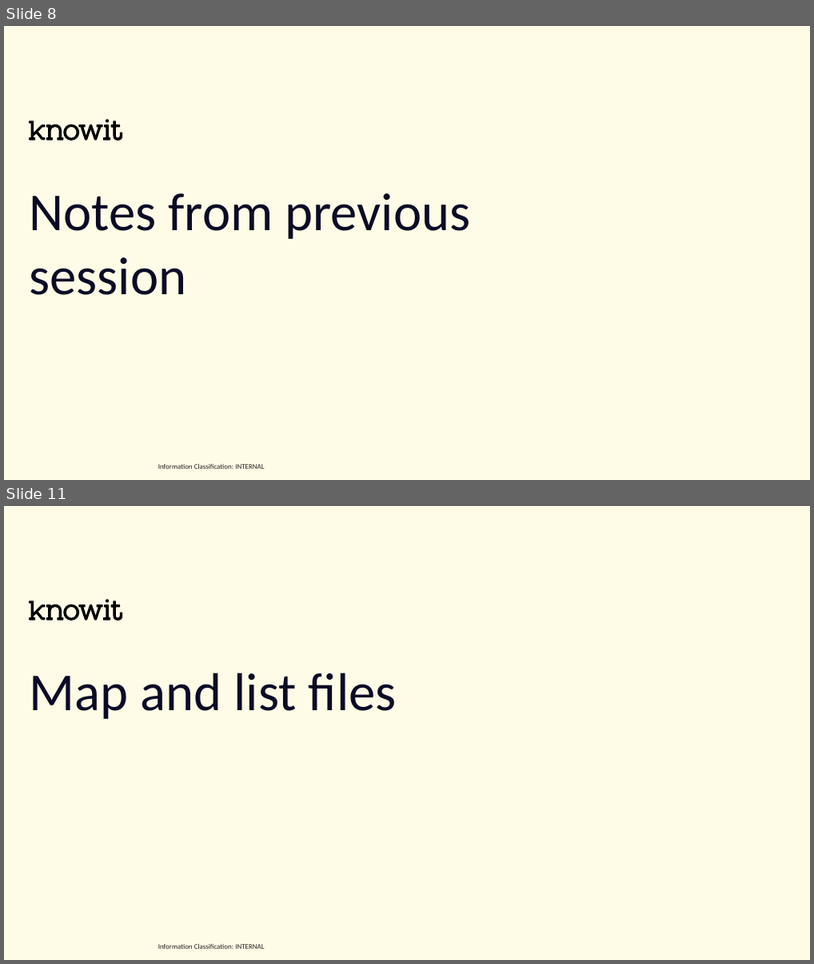
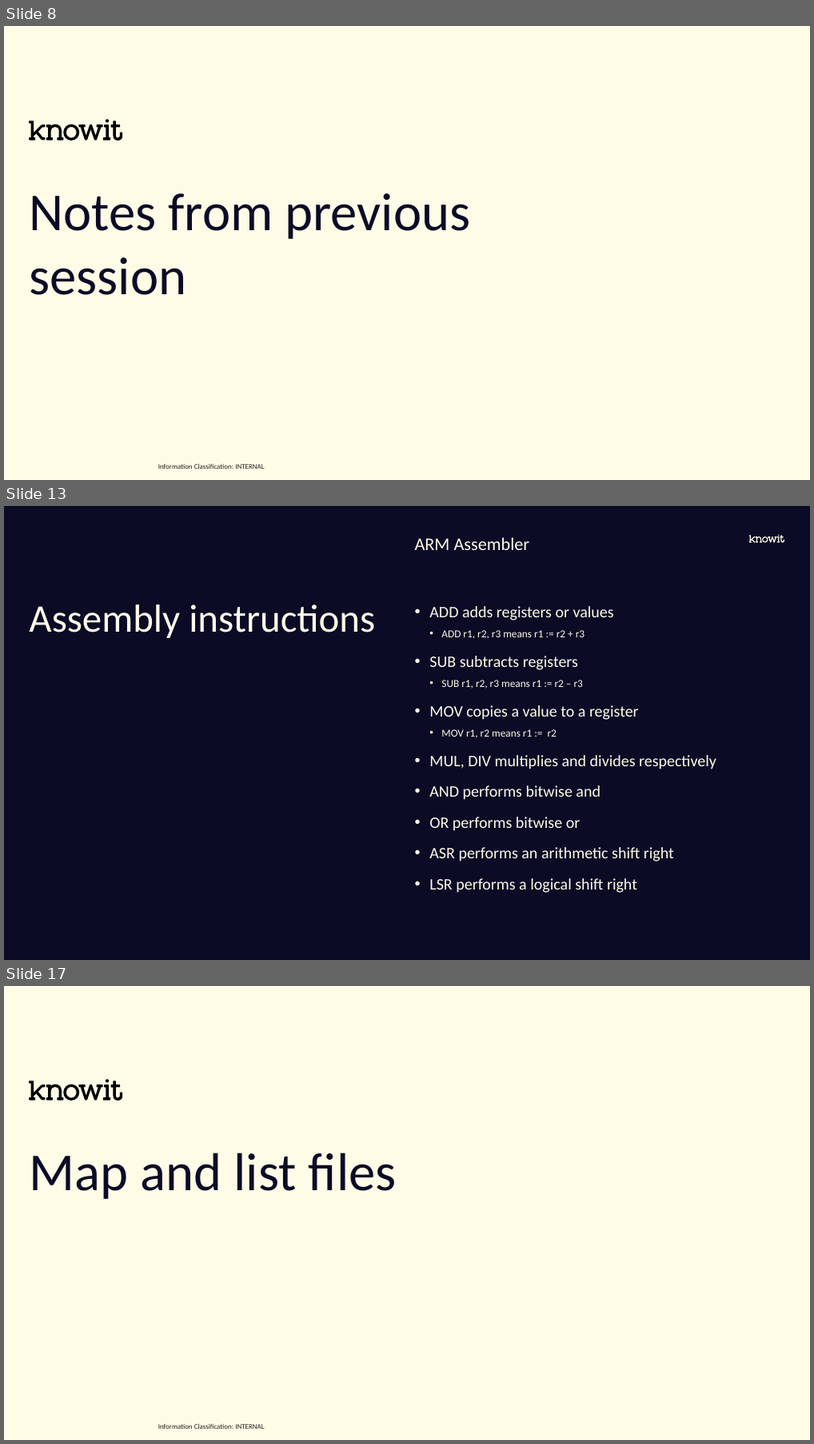
Before and after one commit to joelstr/knowit-embedded-academy, a slide deck: Assembler_and_compilers/Embedded academy - Assembler and Compilers.pptx. Shown one above the other, each under a label of ours: slides 8 and 11 before the commit, slides 8, 13 and 17 after it; the slides between them are not shown. The pictures are 814x964 and 814x1444 pixels, drawn with LibreOffice and Linux fonts; fonts in the diff are those of the drawing; background and template pictures are left out. Boxes give left, top, right and bottom in pixels: in the first picture for what was removed or moved away, otherwise in the second. Text is boxed around its words. In the diff, an @@ line names an element or a change of style, - is before the commit and + after.

```diff
--- a/Assembler_and_compilers/Embedded academy - Assembler and Compilers.pptx
+++ b/Assembler_and_compilers/Embedded academy - Assembler and Compilers.pptx
@@ slide 13 added at (4, 506, 810, 960), background #0B0B26 @@
@@ text added at (415, 537, 530, 550), 20 pt, text #FEFBE6 @@
+ARM Assembler
@@ freeform shape added at (750, 535, 785, 543), fill #FEFBE6 @@
@@ title added at (29, 604, 375, 638), 44 pt, text #FEFBE6 @@
+Assembly instructions
@@ text added at (430, 606, 717, 892), 18 pt, text #FEFBE6 @@
+• ADD adds registers or values
+  • ADD r1, r2, r3 means r1 := r2 + r3
+• SUB subtracts registers
+  • SUB r1, r2, r3 means r1 := r2 – r3
+• MOV copies a value to a register
+  • MOV r1, r2 means r1 := r2
+• MUL, DIV multiplies and divides respectively
+• AND performs bitwise and
+• OR performs bitwise or
+• ASR performs an arithmetic shift right
+• LSR performs a logical shift right
@@ what was slide 11 is now slide 17 @@
```
Also in this commit, not shown: 5 slides changed, 13 other slides added.
